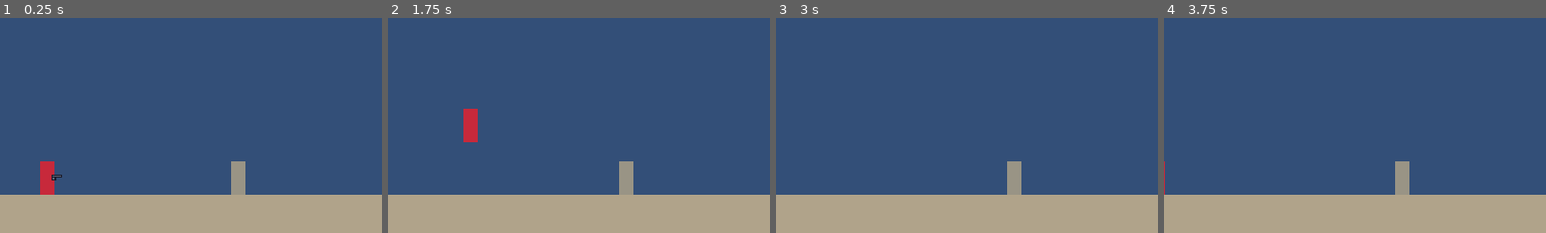
Above: before the commit, frames 1-4 (left to right).
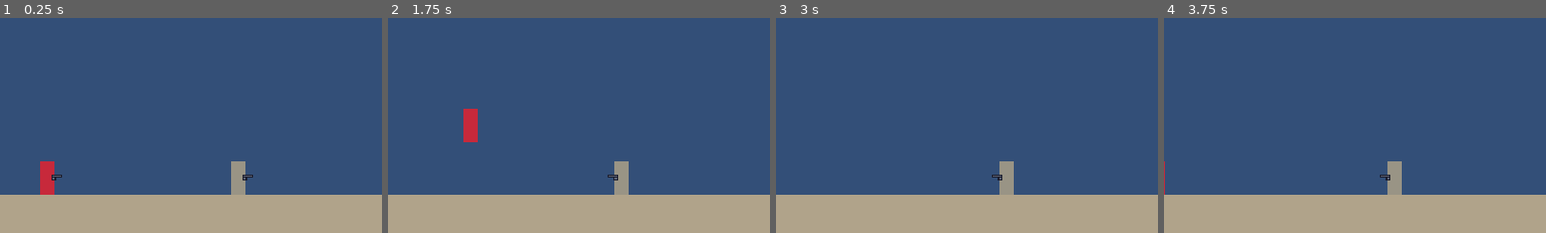
Above: after the commit, the same moments.

Repository: oplosy/fable
Game: Godot game, scene res://scenes/main.tscn
The game is run twice, just before and just after one commit, with the same random seed, the same clock (stepped at 60 frames per second) and the same inputs.
Inputs (mouse positions are % of the whole screen's width and height, from its top left):
- Up to frame 1 (0.25 s): no input
- Up to frame 2 (1.75 s): tap Enter at 0.5 s; move the mouse to (72, 45) at 0.52 s; hold D (p1_right) from 0.53 s (still down); tap Shift (p1_run) at 0.6 s; click (72, 45) at 0.67 s; tap K (p1_jump) at 0.77, 1.52 s; tap . (p2_attack) at 0.8, 1.35 s; move the mouse to (30, 55) at 1.27 s; tap Left (p2_left) at 1.55 s
- Up to frame 3 (3 s): move the mouse to (60, 28) at 2.02 s; release D (p1_right) at 2.03 s; hold A (p1_left) 2.03-2.78 s; tap Left (p2_left) at 2.1 s; tap L at 2.3, 2.85 s; move the mouse to (45, 70) at 2.77 s; hold D (p1_right) from 2.78 s (still down); click (45, 70) at 2.92 s
- Up to frame 4 (3.75 s): keep holding D (p1_right); tap K (p1_jump) at 3.02 s; tap Shift (p1_run) at 3.05 s; move the mouse to (80, 65) at 3.52 s; tap J (p1_attack) at 3.6 s
The pictures show only the part of the screen within x 44-94%, y 50-100%; the shares and areas given below are measured in that part.

The runs differ from the first frame. In frame 1, less than 0.1% of the frame differs, in the area x 63-67%, y 72-76%; in frame 2, 0.4%; in frame 3, 0.7%, in the area x 56-65%, y 66-83%; in frame 4, 0.7%.

Commit message:
Spawn player 2 instead of the idle dummy

Diff:
--- a/scenes/main.gd
+++ b/scenes/main.gd
@@ -2,16 +2,16 @@
 
 @export var arena_scene: PackedScene
 @export var fighter_scene: PackedScene
-@export var character: CharacterData
-## Temporary until weapon pickups exist; Superfighters starts fighters unarmed.
+## One character per local player; player N uses the pN_ actions and the Nth spawn point.
+@export var characters: Array[CharacterData] = []
+## Every fighter starts the match with this firearm.
 @export var starting_weapon: WeaponData
-## Temporary target for testing combat; spawned idle at the second spawn point.
-@export var dummy_character: CharacterData
-@export var dummy_respawn_time := 1.5
+## Temporary until rounds exist: a dead player comes back at its spawn point.
+@export var respawn_time := 1.5
 
 var arena: Node2D
-var fighter: Fighter
-var dummy: Fighter
+## Index 0 is player 1.
+var players: Array[Fighter] = []
 
 
 func _ready() -> void:
@@ -19,13 +19,19 @@
 	add_child(SettingsMenu.new())
 	arena = arena_scene.instantiate()
 	add_child(arena)
+	players.resize(characters.size())
+	for index in characters.size():
+		_spawn_player(index)
 
-	fighter = _spawn_fighter(character, LocalController.new(), 0)
+
+func _spawn_player(index: int) -> void:
+	var controller := LocalController.new()
+	controller.prefix = "p%d_" % (index + 1)
+	var spawned := _spawn_fighter(characters[index], controller, index)
 	if starting_weapon:
-		fighter.equip_firearm(starting_weapon)
-
-	if dummy_character:
-		_spawn_dummy()
+		spawned.equip_firearm(starting_weapon)
+	spawned.health.died.connect(_on_player_died.bind(spawned, index))
+	players[index] = spawned
 
 
 func _spawn_fighter(data: CharacterData, controller: FighterController, spawn_index: int) -> Fighter:
@@ -38,13 +44,7 @@
 	return spawned
 
 
-func _spawn_dummy() -> void:
-	# No controller: the fighter stands idle.
-	dummy = _spawn_fighter(dummy_character, null, 1)
-	dummy.health.died.connect(_on_dummy_died.bind(dummy))
-
-
-func _on_dummy_died(dead: Fighter) -> void:
-	await get_tree().create_timer(dummy_respawn_time).timeout
+func _on_player_died(dead: Fighter, index: int) -> void:
+	await get_tree().create_timer(respawn_time).timeout
 	dead.queue_free()
-	_spawn_dummy()
+	_spawn_player(index)
--- a/scenes/main.tscn
+++ b/scenes/main.tscn
@@ -6,11 +6,11 @@
 [ext_resource type="Resource" path="res://data/characters/placeholder.tres" id="4_character"]
 [ext_resource type="Resource" path="res://data/weapons/pistol.tres" id="5_pistol"]
 [ext_resource type="Resource" path="res://data/characters/dummy.tres" id="6_dummy"]
+[ext_resource type="Script" path="res://scenes/fighter/character_data.gd" id="7_data"]
 
 [node name="Main" type="Node2D"]
 script = ExtResource("1_main")
 arena_scene = ExtResource("2_arena")
 fighter_scene = ExtResource("3_fighter")
-character = ExtResource("4_character")
+characters = Array[ExtResource("7_data")]([ExtResource("4_character"), ExtResource("6_dummy")])
 starting_weapon = ExtResource("5_pistol")
-dummy_character = ExtResource("6_dummy")
--- a/tests/test_fighter.gd
+++ b/tests/test_fighter.gd
@@ -6,7 +6,7 @@
 	var main: Node = load("res://scenes/main.tscn").instantiate()
 	root.add_child(main)
 	await physics_frames(30)
-	var fighter: Fighter = main.fighter
+	var fighter: Fighter = main.players[0]
 
 	check(fighter.is_on_floor(), "fighter rests on the floor")
 	check(fighter.get_node("Visuals/Placeholder").color == fighter.character.placeholder_color, "character data sets the look")
@@ -78,7 +78,7 @@
 	await physics_frames(120)
 	check(get_nodes_in_group("projectiles").is_empty(), "bullet is removed after hitting the wall")
 
-	# Count spawns rather than live bullets: a shot may already have hit the dummy.
+	# Count spawns rather than live bullets: a shot may already have hit player 2.
 	var shots := [0]
 	var count_shot := func(node: Node) -> void:
 		if node is Projectile:
--- a/tests/test_main.gd
+++ b/tests/test_main.gd
@@ -6,19 +6,41 @@
 	var main: Node = load("res://scenes/main.tscn").instantiate()
 	root.add_child(main)
 	await physics_frames(30)
-	var dummy: Fighter = main.dummy
+	var p1: Fighter = main.players[0]
+	var p2: Fighter = main.players[1]
 
-	check(dummy != null and dummy.character.display_name == "Dummy", "main spawns the target dummy")
-	check(dummy.global_position.x == main.arena.get_node("SpawnPoints/P2").global_position.x, "dummy stands at the second spawn point")
-	check(dummy.controller.get_script() == FighterController, "dummy has the idle controller")
+	for i in 2:
+		var player: Fighter = main.players[i]
+		var spawn: Marker2D = main.arena.get_node("SpawnPoints").get_child(i)
+		check(player.global_position.x == spawn.global_position.x, "player %d stands at spawn point %d" % [i + 1, i + 1])
+		check(player.controller is LocalController and player.controller.prefix == "p%d_" % (i + 1), "player %d reads the p%d_ actions" % [i + 1, i + 1])
+		check(player.firearm != null and player.firearm.data == main.starting_weapon, "player %d starts with the pistol" % (i + 1))
+
+	var p1_x := p1.position.x
+	var p2_x := p2.position.x
+	Input.action_press("p2_left")
+	await physics_frames(20)
+	Input.action_release("p2_left")
+	check(p2.position.x < p2_x - 10.0 and p2.facing == -1, "p2_left moves player 2")
+	check(p1.position.x == p1_x, "player 2's keys do not move player 1")
+	await physics_frames(20)
 
 	Input.action_press("p1_attack")
 	await physics_frames(2)
 	Input.action_release("p1_attack")
 	await physics_frames(30)
-	check(dummy.health.current == dummy.health.max_health - main.starting_weapon.damage, "player's shot damages the dummy")
+	check(p2.health.current == p2.health.max_health - main.starting_weapon.damage, "player 1's shot damages player 2")
 
-	dummy.take_hit(1000)
-	await physics_frames(int(main.dummy_respawn_time * 60) + 10)
-	check(not is_instance_valid(dummy), "dead dummy is removed")
-	check(main.dummy != null and not main.dummy.is_dead(), "a fresh dummy respawns")
+	Input.action_press("p2_attack")
+	await physics_frames(2)
+	Input.action_release("p2_attack")
+	await physics_frames(30)
+	check(p1.health.current == p1.health.max_health - main.starting_weapon.damage, "player 2's shot damages player 1")
+
+	p2.take_hit(1000)
+	p1.take_hit(1000)
+	await physics_frames(int(main.respawn_time * 60) + 10)
+	check(not is_instance_valid(p1) and not is_instance_valid(p2), "dead players are removed")
+	for i in 2:
+		var fresh: Fighter = main.players[i]
+		check(fresh != null and not fresh.is_dead() and fresh.firearm != null, "player %d respawns armed" % (i + 1))
Not shown: 1 places in scenes/main.tscn that only renumber resources
